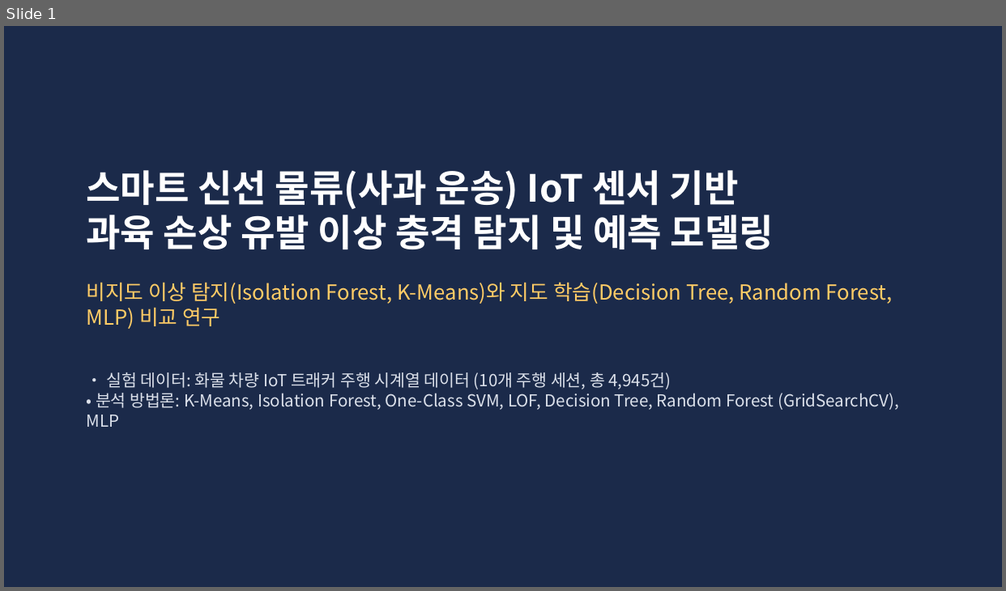
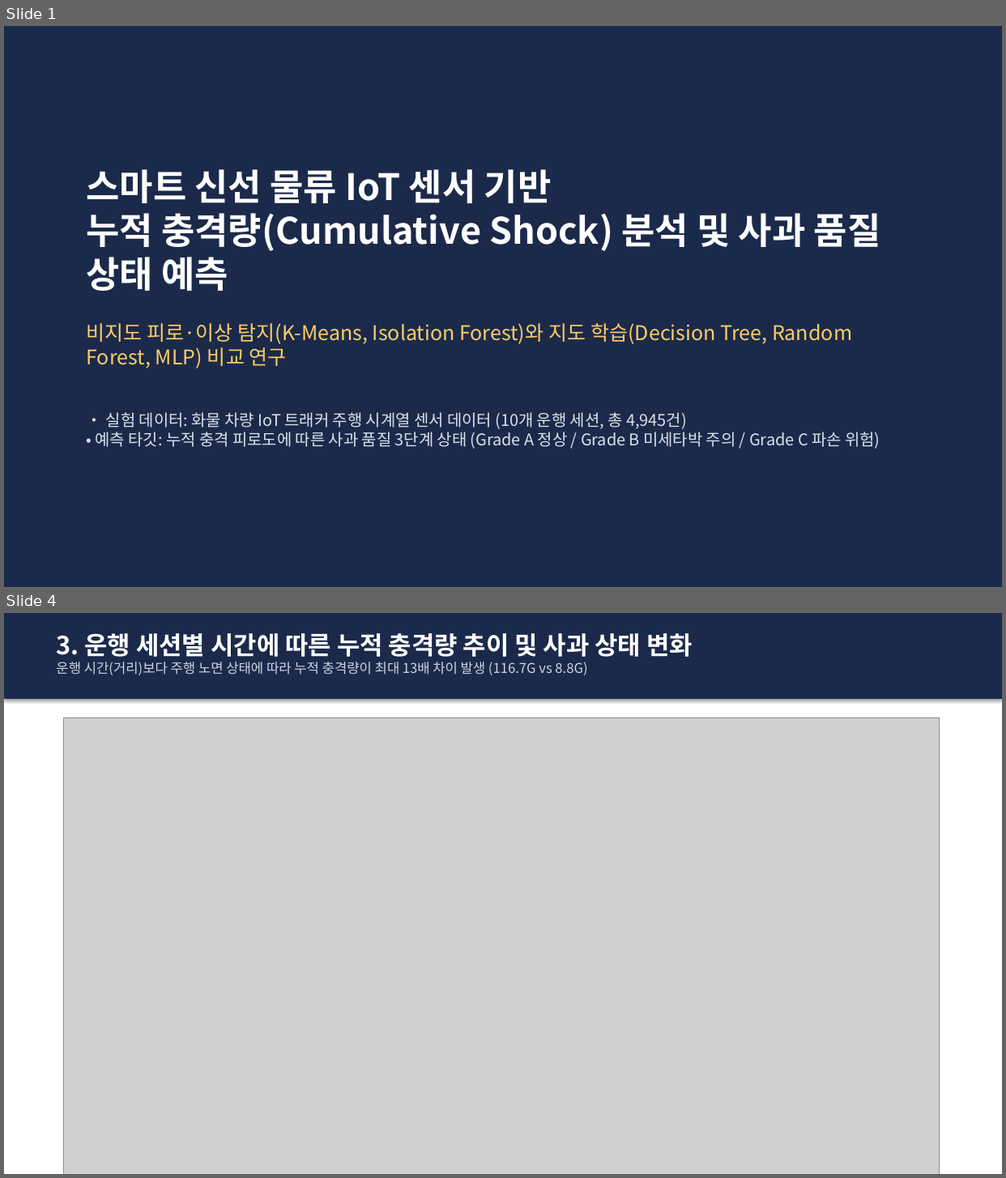
Before and after one commit to sungmin9910/prediction, a slide deck: 사과_운송_이상충격_예측_발표자료.pptx. Shown one above the other, each under a label of ours: slide 1 before the commit, slides 1 and 4 after it; the slides between them are not shown. The pictures are 1006x591 and 1006x1178 pixels, drawn with LibreOffice and Linux fonts; fonts in the diff are those of the drawing; grey boxes stand for pictures. Boxes give left, top, right and bottom in pixels: in the first picture for what was removed or moved away, otherwise in the second. Text is boxed around its words. In the diff, an @@ line names an element or a change of style, - is before the commit and + after.

Commit message:
feat: Update project to Cumulative Shock based Apple Quality State (Grade A/B/C) prediction

```diff
--- a/사과_운송_이상충격_예측_발표자료.pptx
+++ b/사과_운송_이상충격_예측_발표자료.pptx
@@ slide 4 added at (4,613,1002,1174), background #FFFFFF @@
@@ rectangle added at (4,613,1002,699), fill #1B2A4A @@
@@ text added at (56,633,692,675), 13 pt, text #C8D6E5 @@
+3. 운행 세션별 시간에 따른 누적 충격량 추이 및 사과 상태 변화
+운행 시간(거리)보다 주행 노면 상태에 따라 누적 충격량이 최대 13배 차이 발생 (116.7G vs 8.8G)
@@ picture added at (64,717,940,1174) @@
@@ slide 1 changed as well @@
@@ text at (86,169,881,449): text changed; size 16 to 15.5 pt @@
-스마트 신선 물류(사과 운송) IoT 센서 기반
-과육 손상 유발 이상 충격 탐지 및 예측 모델링
-비지도 이상 탐지(Isolation Forest, K-Means)와 지도 학습(Decision Tree, Random Forest, MLP) 비교 연구
-• 실험 데이터: 화물 차량 IoT 트래커 주행 시계열 데이터 (10개 주행 세션, 총 4,945건)
-• 분석 방법론: K-Means, Isolation Forest, One-Class SVM, LOF, Decision Tree, Random Forest (GridSearchCV), MLP
+스마트 신선 물류 IoT 센서 기반
+누적 충격량(Cumulative Shock) 분석 및 사과 품질 상태 예측
+비지도 피로·이상 탐지(K-Means, Isolation Forest)와 지도 학습(Decision Tree, Random Forest, MLP) 비교 연구
+• 실험 데이터: 화물 차량 IoT 트래커 주행 시계열 센서 데이터 (10개 운행 세션, 총 4,945건)
+• 예측 타깃: 누적 충격 피로도에 따른 사과 품질 3단계 상태 (Grade A 정상 / Grade B 미세타박 주의 / Grade C 파손 위험)
```
Also in this commit, not shown: 8 other slides changed, 1 slide removed, 9 other files.
